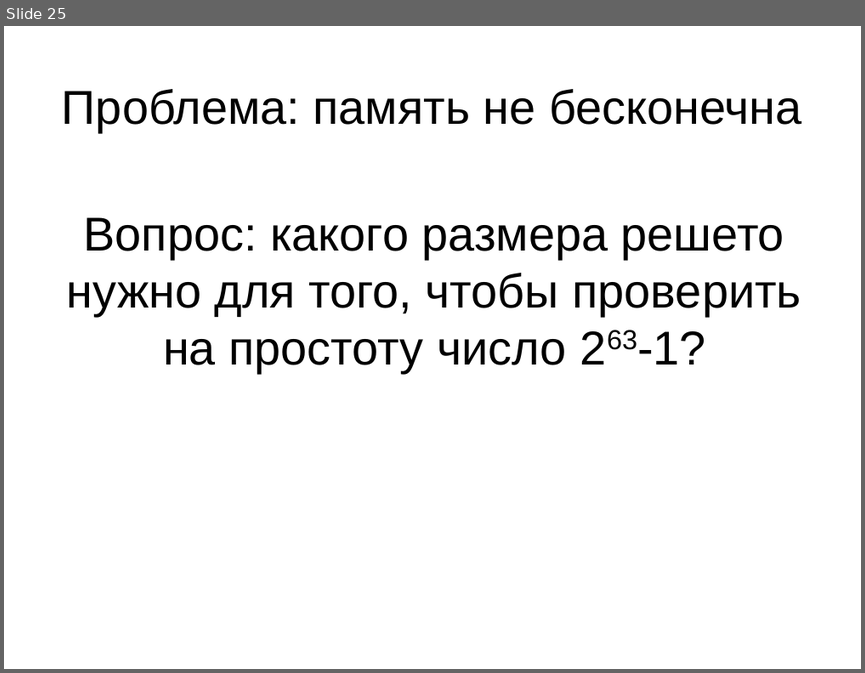
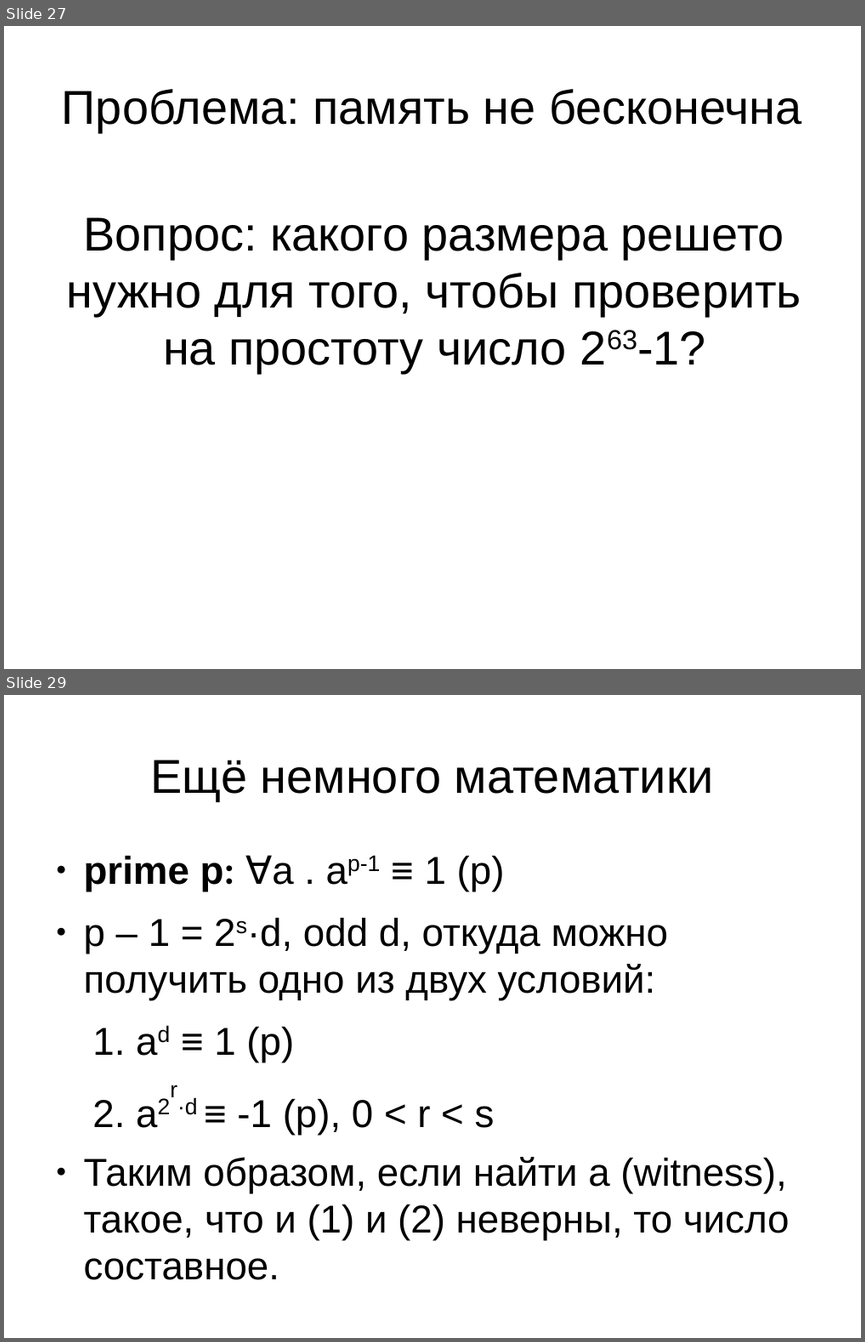
Before and after one commit to MIPT-ILab/cpp-lects-rus, a slide deck: slides/lec1-1-primes.odp. Shown one above the other, each under a label of ours: slide 25 before the commit, slides 27 and 29 after it; the slides between them are not shown. The pictures are 865x673 and 865x1342 pixels, drawn with LibreOffice and Linux fonts; fonts in the diff are those of the drawing. Boxes give left, top, right and bottom in pixels: in the first picture for what was removed or moved away, otherwise in the second. Text is boxed around its words. In the diff, an @@ line names an element or a change of style, - is before the commit and + after.

```diff
--- a/slides/lec1-1-primes.odp
+++ b/slides/lec1-1-primes.odp
@@ slide 29 added at (4,695,861,1338), background #FFFFFF @@
@@ title added at (150,760,714,801), 44 pt, text #000000 @@
+Ещё немного математики
@@ text added at (84,855,789,1280), 36 pt, text #000000 @@
+● prime p: ∀a . ap-1 ≡ 1 (p)
+● p – 1 = 2s·d, odd d, откуда можно получить одно из двух условий:
+  1. ad ≡ 1 (p)
+  2. a2r·d ≡ -1 (p), 0 < r < s
+● Таким образом, если найти a (witness), такое, что и (1) и (2) неверны, то число составное.
@@ what was slide 25 is now slide 27 @@
```
Also in this commit, not shown: 4 slides changed, 6 other slides added, 2 other files.
